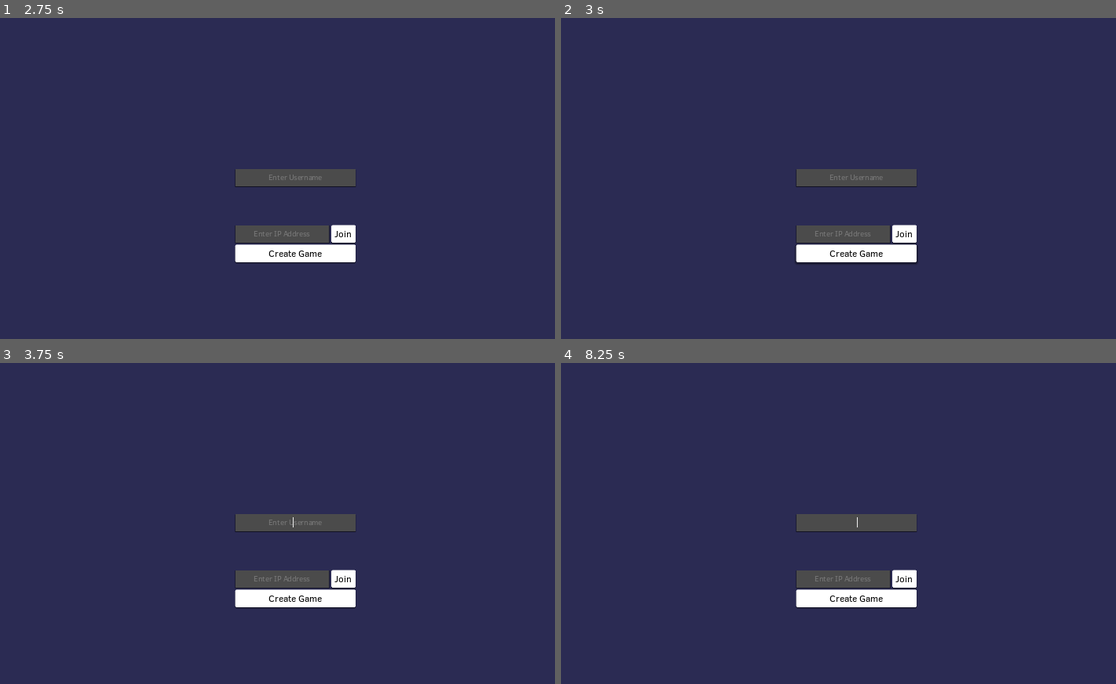
Above: before the commit, frames 1-4 (two rows, left to right).
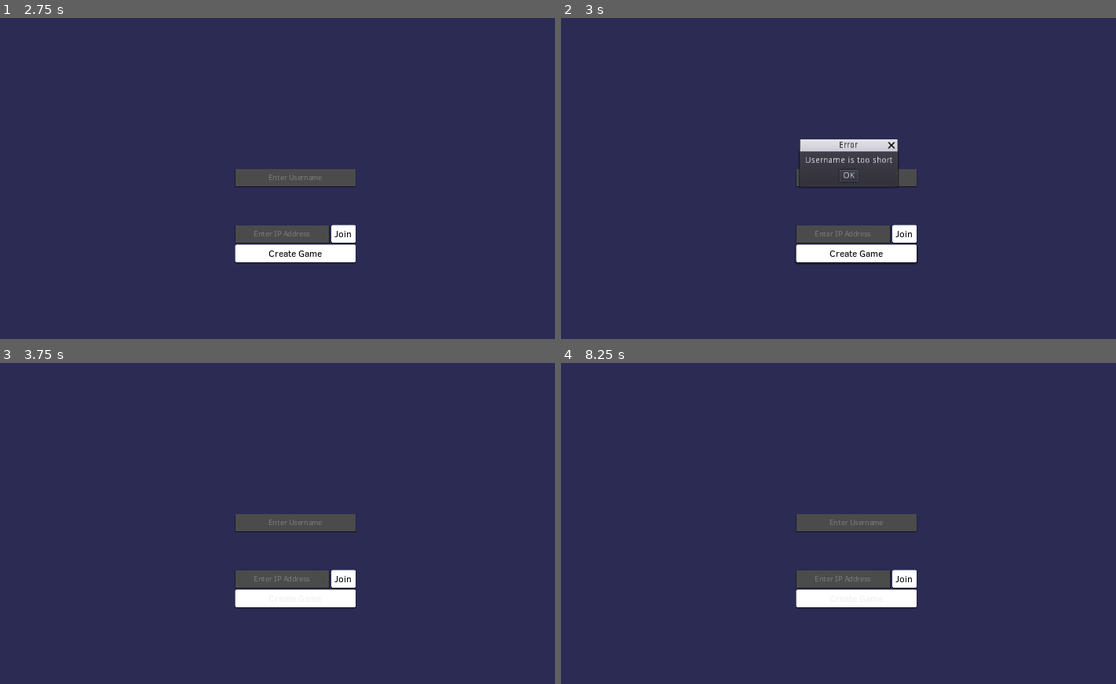
Above: after the commit, the same moments.

Repository: rednir/DrawingGame
Game: Godot game, scene res://Scenes/MainMenu.tscn
Two runs of this game, one before a commit and one after it. Both use one fixed random seed, a clock stepped at 60 frames per second and the inputs below.
Inputs (mouse positions are in pixels of both pictures, inside the frame that each line leads up to):
- Up to frame 1 (2.75 s): click (294, 178) at 0.52 s; type "Alex" at 0.6 s; click (283, 233) at 0.75 s; type "Alex" at 0.83 s; click "Join" at 1.25 s; click "Leave" at 2 s
- Up to frame 2 (3 s): click "Create Game" at 2.75 s
- Up to frame 3 (3.75 s): click (288, 520) at 3.5 s, where only the run after the commit has a clickable "OK"
- Up to frame 4 (8.25 s): click "Create Game" at 4.25 s; click (849, 520) at 5 s, where only the run after the commit has a clickable "OK"; click "Create Game" at 5.75 s; click (849, 520) at 6.5 s, where only the run after the commit has a clickable "OK"; tap Enter at 7.25 s; move the mouse to (988, 494) at 7.27 s; click (988, 494) at 7.42 s; tap Space at 8 s; move the mouse to (721, 533) at 8.02 s; click (721, 533) at 8.17 s

Frame 1 is identical in both runs. In frame 2, 1.3% of the frame differs, in the area x 42-61%, y 37-53%; in frame 3, less than 0.1%; in frame 4, 0.1%.

Commit message:
add proper game end after voting

Diff:
--- a/Scripts/AutoLoads/Client.gd
+++ b/Scripts/AutoLoads/Client.gd
@@ -8,13 +8,16 @@
 	name = "Unspecified",
 	color = null,
 	client_id = null,
-	is_pretending = false
+	is_pretending = false,
+	amount_of_votes = 0,
+	has_voted = false
 }
 
 var round_data = {
 	gamestate = 0,
 	current_round = 0,
-	current_player_turn = 0
+	current_player_turn = 0,
+	pretender = null
 }
 
 var canvas_data = [[[]]]
@@ -90,6 +93,10 @@
 		prompt = packet.data
 	elif packet.name == "new_game":
 		Events.emit_signal("info", "It's a new game!\nYou are %s." % ("pretending, and must blend in." if this_player.is_pretending else "drawing, and must find the pretender"))
+	elif packet.name == "everyone_has_voted":
+		Events.emit_signal("info", "Game over!\nThe pretender was %s!" % round_data.pretender.name)
+		yield(Engine.get_main_loop().current_scene.get_node("AcceptDialog"), "hide")	# wait until dialog box has been closed
+		round_data.gamestate = 0
 
 	Events.emit_signal("new_data")
 
--- a/Scripts/AutoLoads/Events.gd
+++ b/Scripts/AutoLoads/Events.gd
@@ -22,8 +22,20 @@
 
 
 func show_dialog(title, message):
-	OS.alert(message, title)
-	return # i need to fix the below crashing on exported version
+	#OS.alert(message, title)
+	dialog = AcceptDialog.new()
+	dialog.name = "AcceptDialog"
+
+	dialog.window_title = title
+	dialog.dialog_text = message
+	dialog.connect("hide", self, "on_dialog_close")
+	dialog.popup_exclusive = true
+
+	Engine.get_main_loop().current_scene.add_child(dialog)
+	dialog.popup_centered()
+
+	return # i need to fix the below crashing on exported version, something to do with the bg i think
+
 	on_dialog_close()
 
 	dialog = AcceptDialog.new()
--- a/Scripts/AutoLoads/Server.gd
+++ b/Scripts/AutoLoads/Server.gd
@@ -2,7 +2,7 @@
 
 
 const PORT = 9080
-const MIN_PLAYERS = 3
+const MIN_PLAYERS = 0 # temp
 const VOTING_ROUND = 3
 var server = null
 
@@ -35,7 +35,8 @@
 var round_data = {
 	gamestate = 0,		# 0 is game over, 1 is game running, 2 is voting time
 	current_round = 0,
-	current_player_turn = 0
+	current_player_turn = 0,
+	pretender = null
 }
 
 var canvas_data = [[[]]]
@@ -87,15 +88,13 @@
 	server.connect("client_close_request", self, "on_close_request")
 	server.connect("data_received", self, "on_data_recieved")
 
-	#Events.emit_signal("new_game")
-
 	return server.listen(PORT)
 
 
 
 func on_data_recieved(id):
 	var packet = server.get_peer(id).get_var()
-	print("[Server] From %d: %s " % [id, packet])
+	print("[Server] Data recieved from %d: %s " % [id, packet])
 
 	if packet.name == "this_player":
 		# add new player to the server's list of players, then update the client with game data
@@ -109,6 +108,12 @@
 		canvas_data = packet.data
 		#send_data_to_clients("canvas_data", canvas_data) dont think i need this
 
+	elif packet.name == "list_of_players":		# as of writing this, only used when adding votes
+		list_of_players = packet.data
+		send_data_to_clients("list_of_players", list_of_players)
+		if check_if_everyone_has_voted():
+			send_data_to_clients("everyone_has_voted", null)
+
 	elif packet.name == "new_turn":
 		if len(canvas_data[len(canvas_data) - 1]) >= len(list_of_players):
 			# create new round if amount of turns >= amount of players
@@ -130,6 +135,14 @@
 
 	# # update clients with new list_of_players
 
+
+
+
+func check_if_everyone_has_voted():
+	for player in list_of_players:
+		if player.has_voted == false:
+			return false
+	return true
 
 
 
@@ -192,8 +205,13 @@
 
 	for player in list_of_players:
 		player.is_pretending = false
+		player.amount_of_votes = 0
+		player.has_voted = false
+
 	randomize()
-	list_of_players[randi() % len(list_of_players)].is_pretending = true
+	var pretender_index = randi() % len(list_of_players)
+	round_data.pretender = list_of_players[pretender_index]
+	list_of_players[pretender_index].is_pretending = true
 	prompt = possible_prompts[randi() % len(possible_prompts) - 1]
 
 	send_data_to_clients("canvas_data", canvas_data)
--- a/Scripts/Game/Game.gd
+++ b/Scripts/Game/Game.gd
@@ -44,13 +44,19 @@
 
 	# if voting time, then add buttons instead
 	if Client.round_data.gamestate == 2:
+		var i = 0
 		for player in Client.list_of_players:
 			var vote_button = Button.new()
 			vote_button.rect_size = Vector2(80, 50)
-			vote_button.text = player.name
+			vote_button.text = player.name + (" (%s votes)" % Client.list_of_players[i].amount_of_votes)
+			if Client.this_player.has_voted:
+				vote_button.disabled = true
 
 			players_list_node.add_child(vote_button)
+			vote_button.connect("pressed", self, "on_button_vote_pressed", [i])
 			vote_button.show()
+
+			i += 1
 		return
 
 	# Add a new RichTextLabel for each player in list_of_players
@@ -92,10 +98,13 @@
 
 
 func update_prompt():
-	if Client.this_player.is_pretending:
-		text_prompt_node.bbcode_text = "Figure out the prompt!"
+	if Client.round_data.gamestate == 0:
+		text_prompt_node.bbcode_text = "[Game not started]"
 	else:
-		text_prompt_node.bbcode_text = "Draw %s" % Client.prompt
+		if Client.this_player.is_pretending:
+			text_prompt_node.bbcode_text = "Figure out the prompt!"
+		else:
+			text_prompt_node.bbcode_text = "Draw %s" % Client.prompt
 
 
 
@@ -105,9 +114,40 @@
 
 
 
-func on_button_leave_pressed():
+func on_button_leave_pressed():		# maybe make the client and server resets a signal
 	Server.server = null
+	Server.list_of_players = []
+	Server.prompt = "[Game not started]"
+	Server.canvas_data = [[[]]]
+	Server.round_data = {
+		gamestate = 0,
+		current_round = 0,
+		current_player_turn = 0,
+		pretender = null
+	}
+
 	Client.client = null
-	Server.list_of_players = []
 	Client.list_of_players = []
+	Client.prompt = "Server hasn't given a prompt"
+	Server.canvas_data = [[[]]]
+	Server.round_data = {
+		gamestate = 0,
+		current_round = 0,
+		current_player_turn = 0,
+		pretender = null
+	}
+
 	get_tree().change_scene("res://Scenes/MainMenu.tscn")
+
+
+
+func on_button_vote_pressed(player_index):
+	#for child in players_list_node.get_children():
+		#child.disabled = true
+	Client.this_player.has_voted = true
+
+	Client.list_of_players[player_index].amount_of_votes += 1
+	Client.client.get_peer(1).put_var({
+		name = "list_of_players",
+		data = Client.list_of_players
+	})
